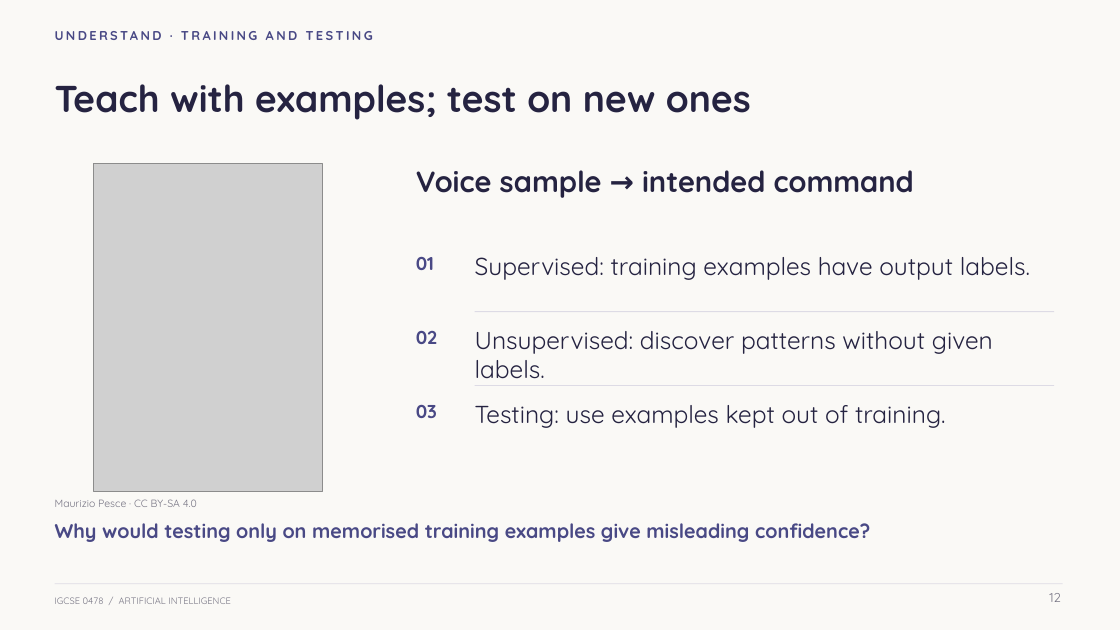
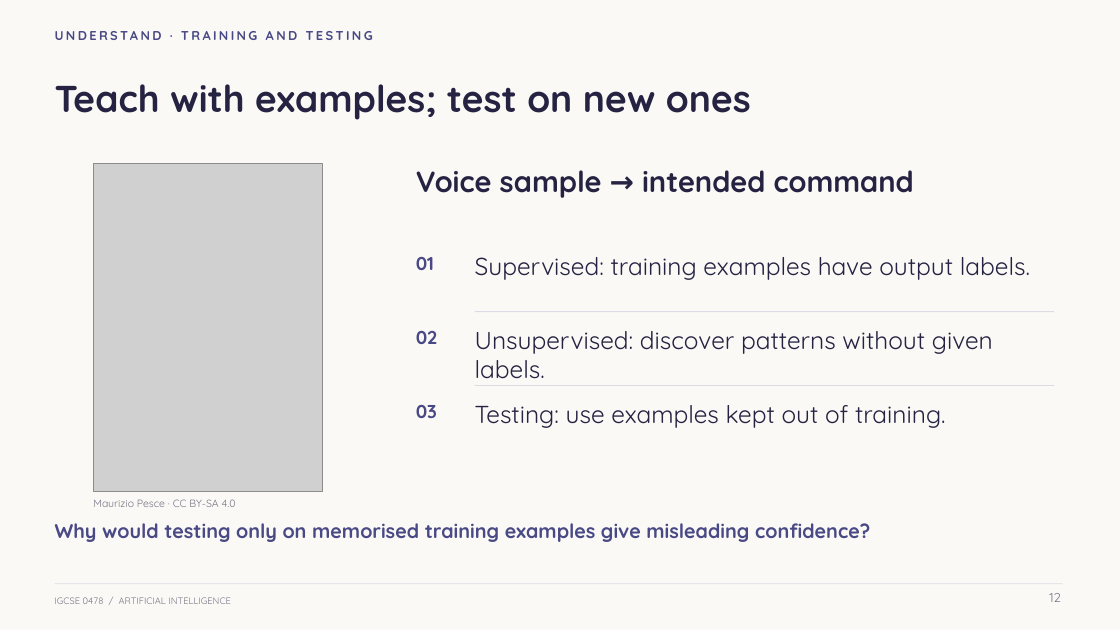
Before and after one commit to myk-sh/cs-lessons, a slide deck: slide 12 of 0478 P1/Artificial Intelligence/IGCSE_0478_Lesson_-_Artificial_Intelligence.pptx. Drawn at 1120x630 pixels with LibreOffice and Linux fonts; fonts in the diff are those of the drawing; grey boxes stand for pictures. Boxes give left, top, right and bottom in pixels: in the first picture for what was removed or moved away, otherwise in the second. Text is boxed around its words. In the diff, an @@ line names an element or a change of style, - is before the commit and + after.

```diff
--- a/0478 P1/Artificial Intelligence/IGCSE_0478_Lesson_-_Artificial_Intelligence.pptx
+++ b/0478 P1/Artificial Intelligence/IGCSE_0478_Lesson_-_Artificial_Intelligence.pptx
@@ text "Maurizio Pesce · CC BY-SA ...": place and size @@
-text "Maurizio Pesce · CC BY-SA ..." at [55, 499, 197, 507]
+text "Maurizio Pesce · CC BY-SA ..." at [93, 499, 236, 507]
```
Also in this commit, not shown: 6 other slides changed, 2 other files.
